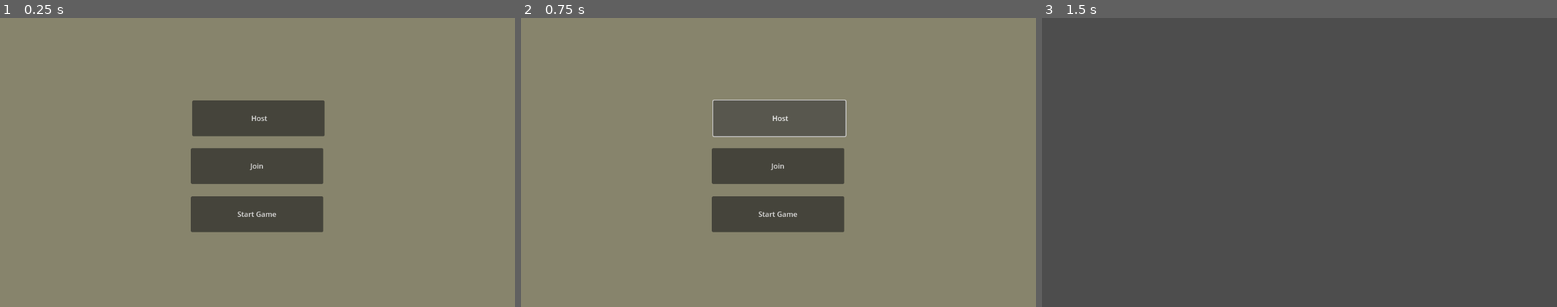
Above: before the commit, frames 1-3 (left to right).
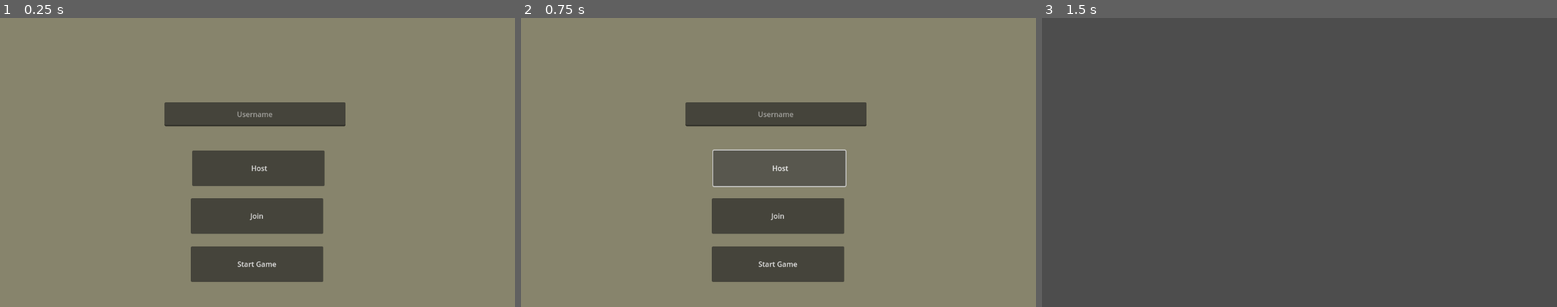
Above: after the commit, the same moments.

Repository: igorzasty2/wzimongus
Game: Godot game, scene res://scenes/ui/main_menu/main_menu.tscn
The game is run twice, just before and just after one commit, with the same random seed, the same clock (stepped at 60 frames per second) and the same inputs. The project has no main scene, so this scene is started directly.
Inputs:
- Up to frame 1 (0.25 s): no input
- Up to frame 2 (0.75 s): click "Host" at 0.5 s
- Up to frame 3 (1.5 s): click "Start Game" at 1.25 s

The runs differ from the first frame. In frame 1, 6.0% of the frame differs, in the area x 31-68%, y 28-92%; in frame 2, 6.3%; in frame 3, nothing differs.
Error before the commit: Invalid operands 'String' and 'int' in operator '+'. (res://scenes/ui/main_menu/main_menu.gd:34)
Error after the commit: Invalid operands 'String' and 'int' in operator '+'. (res://scenes/ui/main_menu/main_menu.gd:47)

Commit message:
Add game manager to syncronize players

Diff:
--- /dev/null
+++ b/globals/game_manager/game_manager.gd
@@ -0,0 +1,11 @@
+extends Node
+
+var Players = {}
+# Called when the node enters the scene tree for the first time.
+func _ready():
+	pass # Replace with function body.
+
+
+# Called every frame. 'delta' is the elapsed time since the previous frame.
+func _process(delta):
+	pass
--- a/project.godot
+++ b/project.godot
@@ -14,6 +14,10 @@
 config/features=PackedStringArray("4.1", "Forward Plus")
 config/icon="res://icon.svg"
 
+[autoload]
+
+GameManager="*res://globals/game_manager/game_manager.gd"
+
 [dotnet]
 
 project/assembly_name="WZiMongus"
--- a/scenes/ui/main_menu/main_menu.gd
+++ b/scenes/ui/main_menu/main_menu.gd
@@ -22,9 +22,22 @@
 
 func connected_to_server():
 	print("Connected to server")
+	send_player_information.rpc_id(1, $UsernameField.text, multiplayer.get_unique_id())
 
 func connection_failed():
 	print("Connection failed")
+
+@rpc("any_peer")
+func send_player_information(name, id):
+	if !GameManager.Players.has(id):
+		GameManager.Players[id] = {
+			"id": id,
+			"name": name,
+		}
+
+	if multiplayer.is_server():
+		for i in GameManager.Players:
+			send_player_information.rpc(GameManager.Players[i].name, i)
 
 func _on_host_button_down():
 	var peer = ENetMultiplayerPeer.new()
@@ -36,9 +49,9 @@
 
 	# Might be useful for game optimization
 	# peer.get_host().compress(ENetConnection.COMPRESS_RANGE_CODER)
-
 	multiplayer.set_multiplayer_peer(peer)
 	print("Waiting for players...")
+	send_player_information($UsernameField.text, multiplayer.get_unique_id())
 
 func _on_join_button_down():
 	var peer = ENetMultiplayerPeer.new()
--- a/scenes/ui/main_menu/main_menu.tscn
+++ b/scenes/ui/main_menu/main_menu.tscn
@@ -22,28 +22,37 @@
 [node name="Host" type="Button" parent="."]
 layout_mode = 0
 offset_left = 430.0
-offset_top = 185.0
+offset_top = 297.0
 offset_right = 726.0
-offset_bottom = 265.0
+offset_bottom = 377.0
 text = "Host"
 icon = SubResource("ViewportTexture_acpii")
 
 [node name="Join" type="Button" parent="."]
 layout_mode = 0
 offset_left = 427.0
-offset_top = 292.0
+offset_top = 404.0
 offset_right = 723.0
-offset_bottom = 372.0
+offset_bottom = 484.0
 text = "Join
 "
 
 [node name="StartGame" type="Button" parent="."]
 layout_mode = 0
 offset_left = 427.0
-offset_top = 400.0
+offset_top = 512.0
 offset_right = 723.0
-offset_bottom = 480.0
+offset_bottom = 592.0
 text = "Start Game"
+
+[node name="UsernameField" type="LineEdit" parent="."]
+layout_mode = 0
+offset_left = 368.0
+offset_top = 189.0
+offset_right = 773.0
+offset_bottom = 243.0
+placeholder_text = "Username"
+alignment = 1
 
 [connection signal="button_down" from="Host" to="." method="_on_host_button_down"]
 [connection signal="button_down" from="Join" to="." method="_on_join_button_down"]
